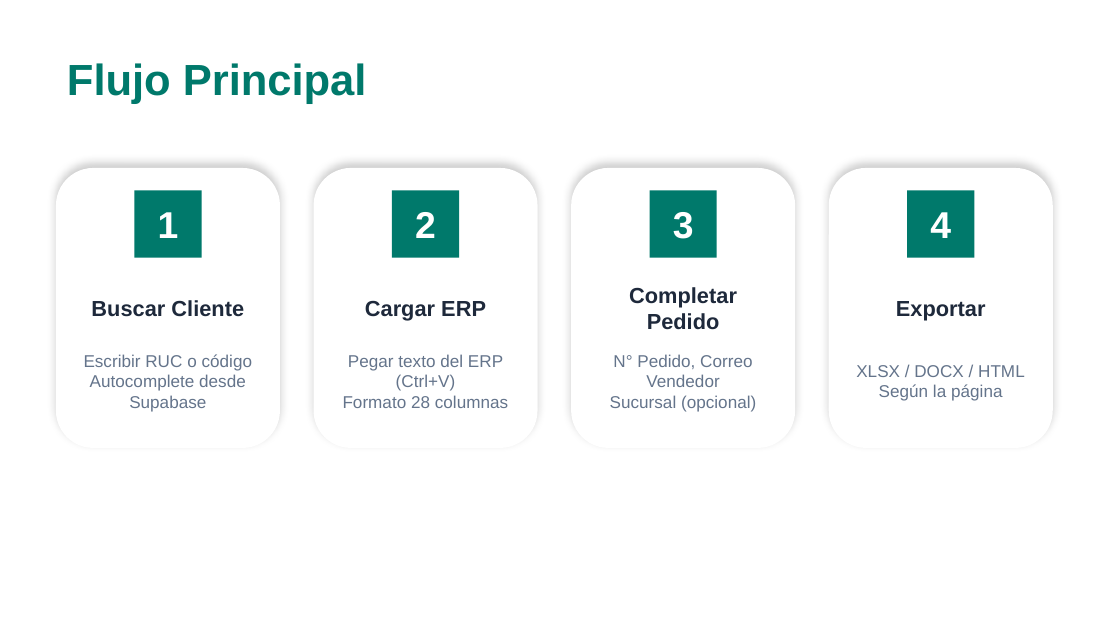
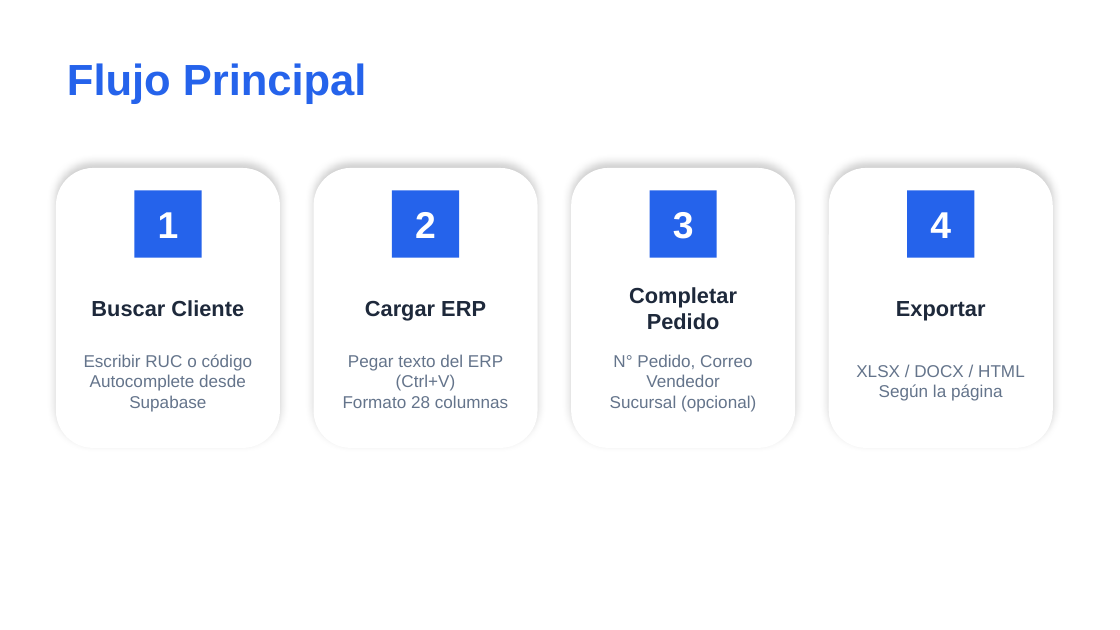
Before and after one commit to carloscus/g360-order-xlsx, a slide deck: slide 2 of docs/CIPSA_OrderX_Guia_Uso.pptx. Drawn at 1120x630 pixels with LibreOffice and Linux fonts; fonts in the diff are those of the drawing. Boxes give left, top, right and bottom in pixels: in the first picture for what was removed or moved away, otherwise in the second. Text is boxed around its words. In the diff, an @@ line names an element or a change of style, - is before the commit and + after.

```diff
--- a/docs/CIPSA_OrderX_Guia_Uso.pptx
+++ b/docs/CIPSA_OrderX_Guia_Uso.pptx
@@ text "Flujo Principal" at (67,63,367,104): text colour #00796B to #2563EB @@
@@ fill #00796B to #2563EB in 4 elements at (134,190,202,258), (392,190,459,258), (650,190,717,258), (907,190,974,258) @@
```
Also in this commit, not shown: 6 other slides changed, 3 slides added, 12 other files.
